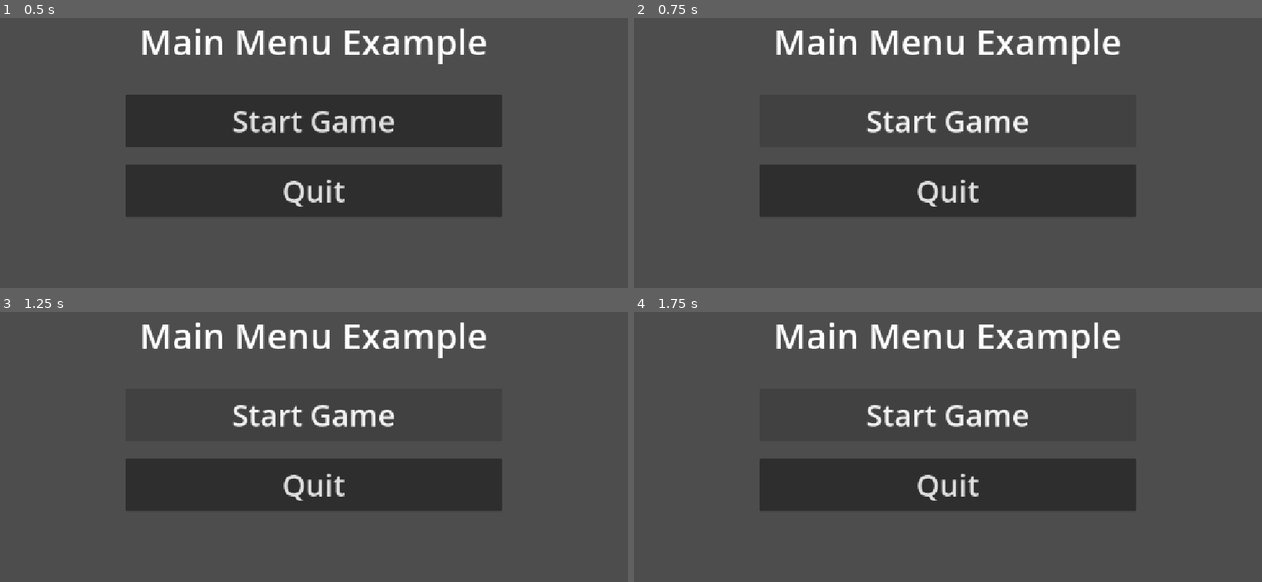
Above: before the commit, frames 1-4 (two rows, left to right).
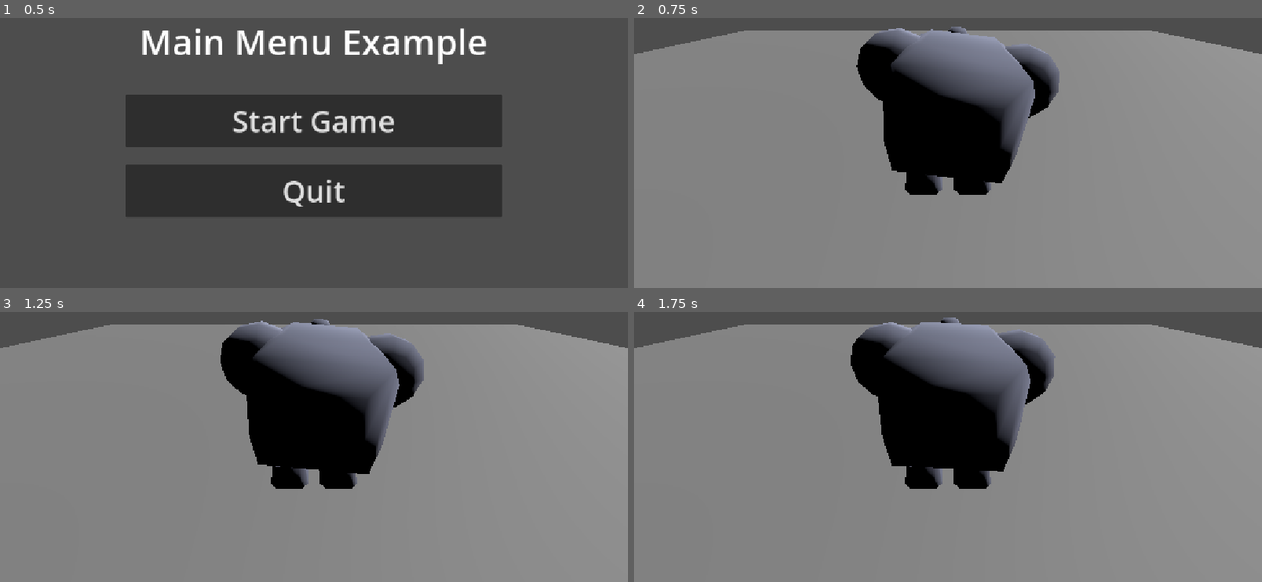
Above: after the commit, the same moments.

Repository: PatHealy/GodotExample_INFSCI1450_Fall26
Game: Godot game, scene res://_Scenes/MainMenu_Example.tscn
Same seed, same stepped clock (60 frames per second), same inputs: the game is played once before the commit and once after it. This scene is started directly instead of the project's main scene.
Inputs (mouse positions are in pixels of both pictures, inside the frame that each line leads up to):
- Up to frame 1 (0.5 s): no input
- Up to frame 2 (0.75 s): click "Start Game" at 0.5 s
- Up to frame 3 (1.25 s): no input
- Up to frame 4 (1.75 s): click (948, 414) at 1.25 s, where only the run before the commit has a clickable "Start Game"

Frame 1 is identical in both runs. In frame 2, 92% of the frame differs, in the area x 0-100%, y 3-100%; in frame 3, 92%; in frame 4, 92%, in the area x 0-100%, y 2-100%.

Commit message:
menus example

Diff:
--- a/_Scenes/Main3D.tscn
+++ b/_Scenes/Main3D.tscn
@@ -43,13 +43,13 @@
 anchor_right = 0.8
 anchor_bottom = 0.4
 theme_override_font_sizes/normal_font_size = 65
-text = "Main Menu Example"
+text = "Pause Example"
 fit_content = true
 horizontal_alignment = 1
 vertical_alignment = 1
 metadata/_edit_use_anchors_ = true
 
-[node name="StartButton" type="Button" parent="PauseMenu" unique_id=1419431846]
+[node name="ContinueButton" type="Button" parent="PauseMenu" unique_id=1419431846]
 anchors_preset = -1
 anchor_left = 0.2
 anchor_top = 0.45
@@ -70,3 +70,6 @@
 size_flags_horizontal = 0
 theme_override_font_sizes/font_size = 55
 text = "Quit"
+
+[connection signal="button_down" from="PauseMenu/ContinueButton" to="PauseMenu" method="_on_start_button_button_down"]
+[connection signal="button_down" from="PauseMenu/QuitButton" to="PauseMenu" method="_on_quit_button_button_down"]
--- a/_Scenes/MainMenu_Example.tscn
+++ b/_Scenes/MainMenu_Example.tscn
@@ -1,10 +1,13 @@
 [gd_scene format=3 uid="uid://dd63b2wpygudw"]
+
+[ext_resource type="Script" uid="uid://71y01kp411w4" path="res://_Scripts/main_menu.gd" id="1_m33uu"]
 
 [node name="MainMenuExample" type="Node2D" unique_id=2084442315]
 
 [node name="Camera2D" type="Camera2D" parent="." unique_id=1780610757]
 
 [node name="CanvasLayer" type="CanvasLayer" parent="." unique_id=766171805]
+script = ExtResource("1_m33uu")
 
 [node name="Title" type="RichTextLabel" parent="CanvasLayer" unique_id=1900205214]
 anchors_preset = -1
@@ -40,3 +43,6 @@
 size_flags_horizontal = 0
 theme_override_font_sizes/font_size = 55
 text = "Quit"
+
+[connection signal="button_down" from="CanvasLayer/StartButton" to="CanvasLayer" method="_on_start_button_button_down"]
+[connection signal="button_down" from="CanvasLayer/QuitButton" to="CanvasLayer" method="_on_quit_button_button_down"]
--- /dev/null
+++ b/_Scripts/main_menu.gd
@@ -0,0 +1,7 @@
+extends CanvasLayer
+
+func _on_quit_button_button_down() -> void:
+	get_tree().quit()
+
+func _on_start_button_button_down() -> void:
+	get_tree().change_scene_to_file("res://_Scenes/Main3D.tscn")
--- a/_Scripts/pause_menu.gd
+++ b/_Scripts/pause_menu.gd
@@ -1,11 +1,12 @@
 extends CanvasLayer
-
-
-# Called when the node enters the scene tree for the first time.
-func _ready() -> void:
-	pass # Replace with function body.
-
 
 # Called every frame. 'delta' is the elapsed time since the previous frame.
 func _process(delta: float) -> void:
-	pass
+	if Input.is_action_just_pressed("pause"):
+		visible = not visible
+
+func _on_start_button_button_down() -> void:
+	visible = false
+
+func _on_quit_button_button_down() -> void:
+	get_tree().quit()
--- a/project.godot
+++ b/project.godot
@@ -67,6 +67,12 @@
 , Object(InputEventKey,"resource_local_to_scene":false,"resource_name":"","device":-1,"window_id":0,"alt_pressed":false …(186 unchanged characters)…
 ]
 }
+pause={
+"deadzone": 0.2,
+"events": [Object(InputEventKey,"resource_local_to_scene":false,"resource_name":"","device":-1,"window_id":0,"alt_pressed":false,"shift_pressed":false,"ctrl_pressed":false,"meta_pressed":false,"pressed":false,"keycode":0,"physical_keycode":4194305,"key_label":0,"unicode":0,"location":0,"echo":false,"script":null)
+, Object(InputEventKey,"resource_local_to_scene":false,"resource_name":"","device":-1,"window_id":0,"alt_pressed":false,"shift_pressed":false,"ctrl_pressed":false,"meta_pressed":false,"pressed":false,"keycode":0,"physical_keycode":4194306,"key_label":0,"unicode":0,"location":0,"echo":false,"script":null)
+]
+}
 
 [physics]
 
Not shown, added: _Scripts/main_menu.gd.uid
